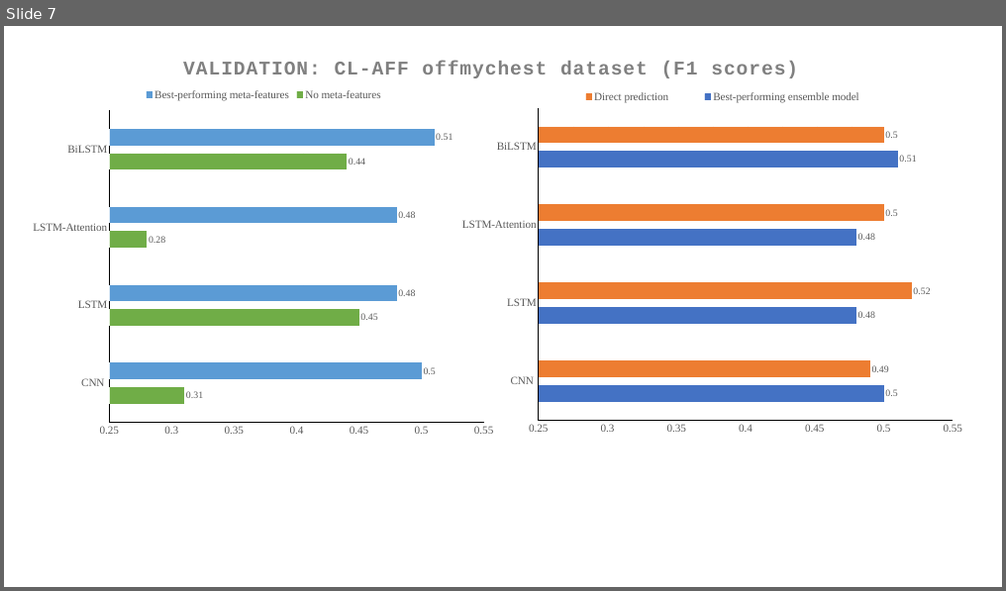
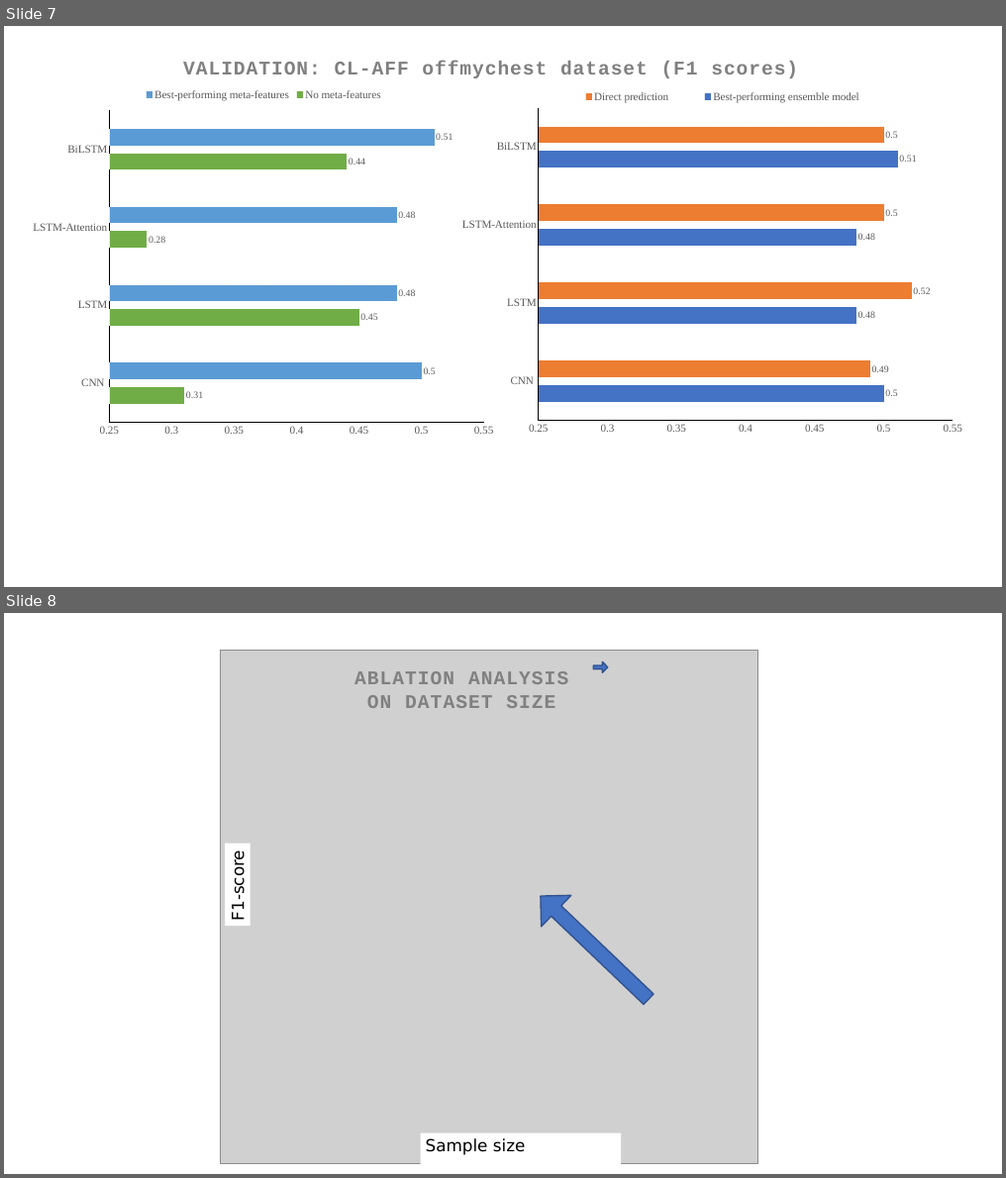
Before and after one commit to quarbby/diplomacy-betrayal, a slide deck: paper_stuff/paper figures aug 28 2021/plots.pptx. Shown one above the other, each under a label of ours: slide 7 before the commit, slides 7 and 8 after it. The pictures are 1006x591 and 1006x1178 pixels, drawn with LibreOffice and Linux fonts; fonts in the diff are those of the drawing; grey boxes stand for pictures. Boxes give left, top, right and bottom in pixels: in the first picture for what was removed or moved away, otherwise in the second. Text is boxed around its words. In the diff, an @@ line names an element or a change of style, - is before the commit and + after.

```diff
--- a/paper_stuff/paper figures aug 28 2021/plots.pptx
+++ b/paper_stuff/paper figures aug 28 2021/plots.pptx
@@ slide 8 added at [4,613,1002,1174], background #FFFFFF @@
@@ picture added at [220,650,758,1163] @@
@@ text added at [354,671,568,708], 28 pt, text #808080, bold @@
+ABLATION ANALYSIS
+ON DATASET SIZE
@@ left arrow added at [593,662,608,672], fill #4472C4, outline #325491 2 pt @@
@@ rectangle added at [225,843,250,926], fill #FFFFFF, 24 pt, text #000000 @@
+F1-score
@@ left arrow added at [526,881,663,1015], fill #4472C4, outline #325491 2 pt @@
@@ rectangle added at [421,1134,621,1174], fill #FFFFFF, 24 pt, text #000000 @@
+Sample size
```
